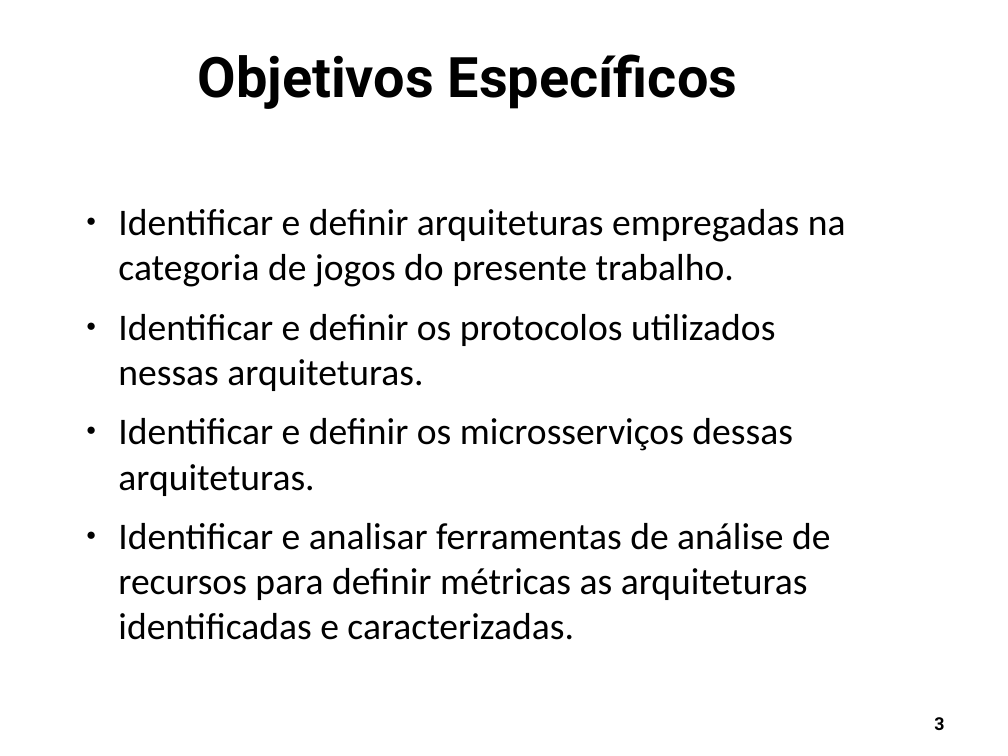
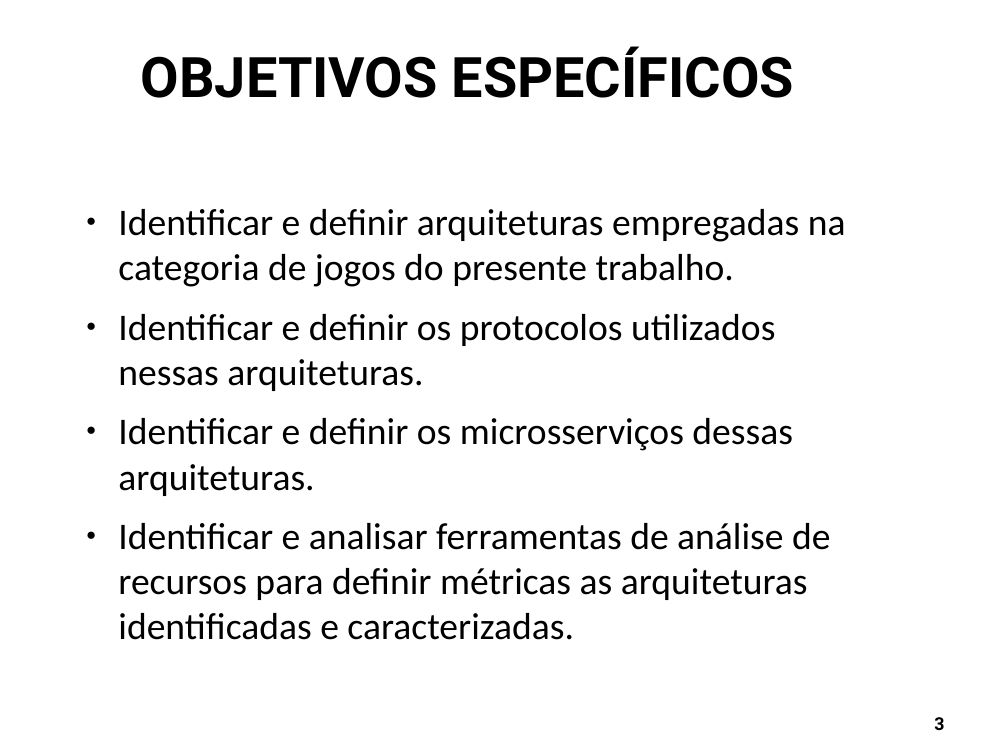
Before and after one commit to Schweigert/TCC, a slide deck: slide 3 of tcc/Apresentacao/Presentation_ISCC2018_SDNMoodle_v7.odp. Drawn at 1008x756 pixels with LibreOffice and Linux fonts; fonts in the diff are those of the drawing; background and template pictures are left out. Boxes give left, top, right and bottom in pixels: in the first picture for what was removed or moved away, otherwise in the second. Text is boxed around its words. In the diff, an @@ line names an element or a change of style, - is before the commit and + after.

```diff
--- a/tcc/Apresentacao/Presentation_ISCC2018_SDNMoodle_v7.odp
+++ b/tcc/Apresentacao/Presentation_ISCC2018_SDNMoodle_v7.odp
@@ title at (x1=141, y1=46, x2=794, y2=98): text changed @@
-Objetivos Específicos
+OBJETIVOS ESPECÍFICOS
```
Also in this commit, not shown: 16 other slides changed, 6 slides removed, 2 other files.
